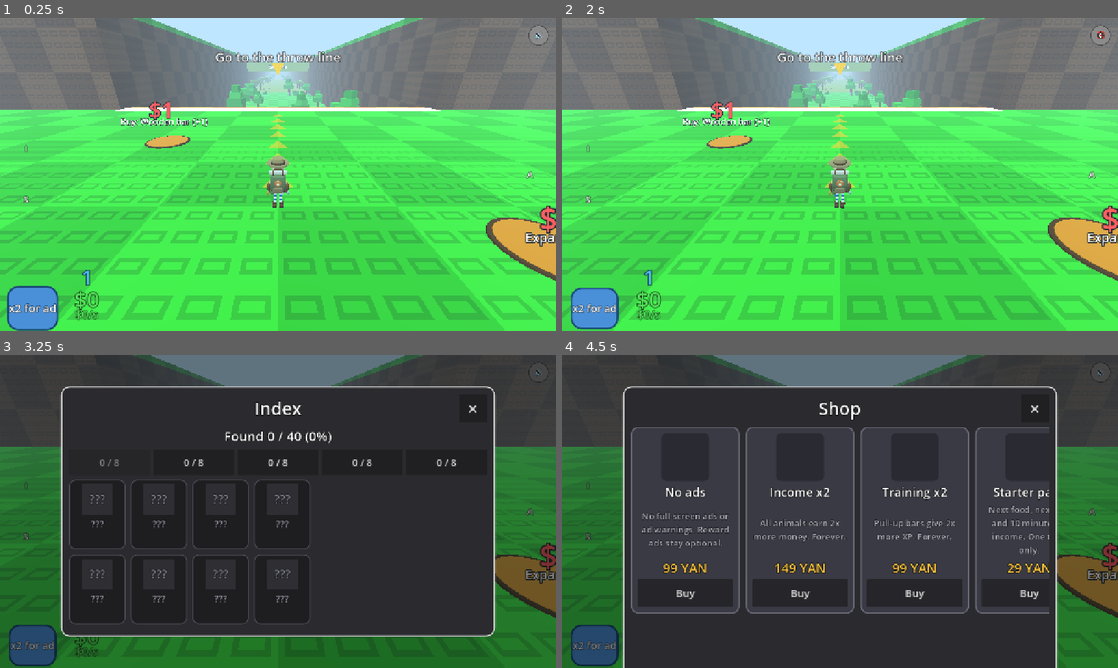
Above: before the commit, frames 1-4 (two rows, left to right).
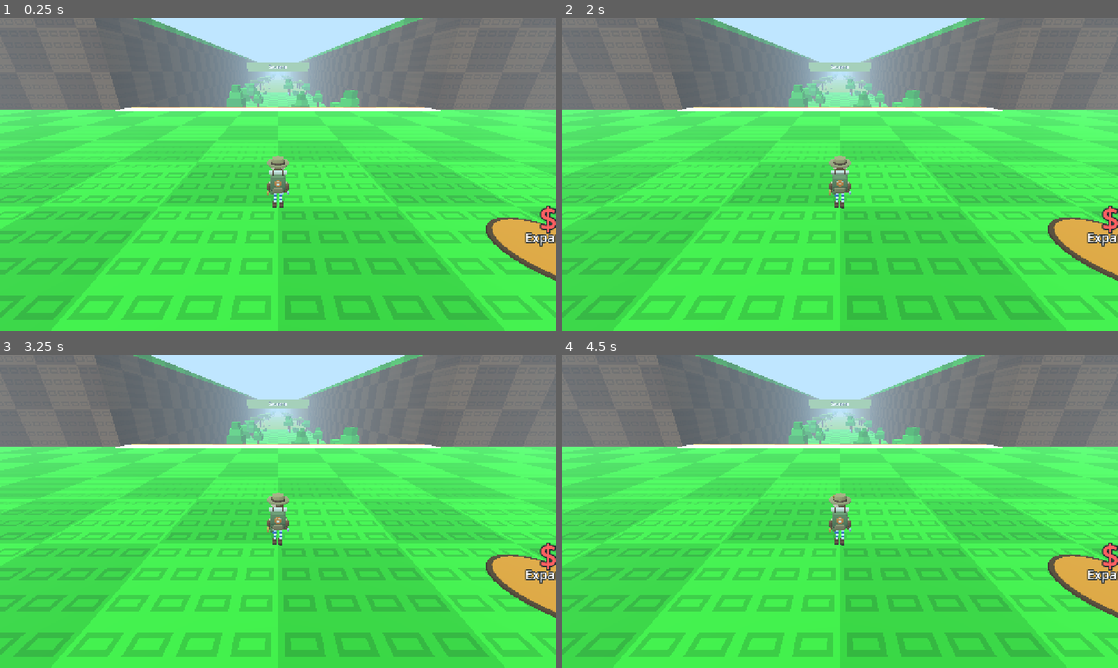
Above: after the commit, the same moments.

Repository: morrowelias9-create/feed-the-animals
Game: Godot game, scene res://scenes/main.tscn
Same seed, same stepped clock (60 frames per second), same inputs: the game is played once before the commit and once after it.
Inputs (mouse positions are in pixels of both pictures, inside the frame that each line leads up to):
- Up to frame 1 (0.25 s): no input
- Up to frame 2 (2 s): click (595, 309) at 0.5 s, where only the run before the commit has a clickable "x2 for ad"; click (1101, 36) at 1.25 s, where only the run before the commit has a clickable "🔊"
- Up to frame 3 (3.25 s): click (539, 373) at 2 s, where only the run before the commit has a clickable "🔇"; click (27, 486) at 2.75 s, where only the run before the commit has a clickable "I"
- Up to frame 4 (4.5 s): click (1034, 408) at 3.5 s, where only the run before the commit has a clickable "×"; click (589, 536) at 4.25 s, where only the run before the commit has a clickable "S"

The runs differ from the first frame. In frame 1, 2.9% of the frame differs, in the area x 1-99%, y 2-100%; in frame 2, 2.8%; in frame 3, 100%, in the area x 0-100%, y 0-100%; in frame 4, 100%.
Error after the commit: Parse Error: Function "_start_boost_pulse()" not found in base self. (res://scripts/ui/hud.gd:191)

Commit message:
HUD boost button fix: move right, reduce size, remove scale pulse, add subtle opacity glow, update text to 'x2 income for ad'

Diff:
--- a/autoload/loc.gd
+++ b/autoload/loc.gd
@@ -197,7 +197,7 @@
 	"offline_double": {"ru": "x2 за рекламу", "en": "x2 for ad"},
 
 	# Буст x2 за рекламу (T22)
-	"boost_btn": {"ru": "x2 за рекламу", "en": "x2 for ad"},
+	"boost_btn": {"ru": "Получить х2 дохода\nза рекламу", "en": "Get x2 income\nfor ad"},
 
 	# Предупреждение перед межстраничной рекламой (путь Б, T23)
 	"ad_warning": {"ru": "Реклама через %d...", "en": "Ad in %d...", "tr": "Reklam %d saniye sonra..."},
--- a/scripts/ui/hud.gd
+++ b/scripts/ui/hud.gd
@@ -191,17 +191,16 @@
 		_start_boost_pulse()
 
 
-func _start_boost_pulse() -> void:
+func _start_boost_glow() -> void:
 	if _boost_pulse_tween != null and _boost_pulse_tween.is_valid():
 		_boost_pulse_tween.kill()
-	_boost_button.scale = Vector2.ONE
-	_boost_button.pivot_offset = _boost_button.size / 2.0
 	var tween: Tween = _boost_button.create_tween()
 	tween.set_loops()
-	var grow: PropertyTweener = tween.tween_property(_boost_button, "scale", Vector2(1.15, 1.15), 0.5)
-	grow.set_trans(Tween.TRANS_SINE).set_ease(Tween.EASE_IN_OUT)
-	var shrink: PropertyTweener = tween.tween_property(_boost_button, "scale", Vector2.ONE, 0.5)
-	shrink.set_trans(Tween.TRANS_SINE).set_ease(Tween.EASE_IN_OUT)
+	# Тихое пульсирование прозрачности (modulate.a) 1.0 -> 0.7 -> 1.0
+	var fade_out: PropertyTweener = tween.tween_property(_boost_button, "modulate:a", 0.7, 1.5)
+	fade_out.set_trans(Tween.TRANS_SINE).set_ease(Tween.EASE_IN_OUT)
+	var fade_in: PropertyTweener = tween.tween_property(_boost_button, "modulate:a", 1.0, 1.5)
+	fade_in.set_trans(Tween.TRANS_SINE).set_ease(Tween.EASE_IN_OUT)
 	_boost_pulse_tween = tween
 
 
@@ -259,56 +258,64 @@
 
 # T22: создаёт кнопку буста и таймер под строкой дохода
 func _build_boost() -> void:
-	# Кнопка "x2 за рекламу"
+	# Кнопка "х2 дохода за рекламу" (правый верхний угол, над звуком)
 	_boost_button = Button.new()
 	_boost_button.name = "BoostButton"
-	_boost_button.custom_minimum_size = Vector2(BOOST_BTN_SIZE, BOOST_BTN_SIZE)
-	_boost_button.size = Vector2(BOOST_BTN_SIZE, BOOST_BTN_SIZE)
+	const BOOST_BTN_W: float = 220.0
+	const BOOST_BTN_H: float = 56.0
+	_boost_button.custom_minimum_size = Vector2(BOOST_BTN_W, BOOST_BTN_H)
+	_boost_button.size = Vector2(BOOST_BTN_W, BOOST_BTN_H)
 	_boost_button.focus_mode = Control.FOCUS_NONE
 	var style: StyleBoxFlat = StyleBoxFlat.new()
 	style.bg_color = Color("#4A90D9")
-	style.set_border_width_all(4)
+	style.set_border_width_all(3)
 	style.border_color = Color("#1A4A7A")
-	style.set_corner_radius_all(int(BOOST_BTN_SIZE / 4.0))
-	for st in ["normal", "hover", "pressed", "focus"]:
+	style.set_corner_radius_all(int(BOOST_BTN_H / 2.0))
+	for st in ["normal", "hover", "pressed", "focus", "disabled"]:
 		_boost_button.add_theme_stylebox_override(st, style)
-	_boost_button.add_theme_font_size_override("font_size", 24)
-	for color_name in ["font_color", "font_hover_color", "font_pressed_color"]:
+	_boost_button.add_theme_font_size_override("font_size", 18)
+	for color_name in ["font_color", "font_hover_color", "font_pressed_color", "font_disabled_color"]:
 		_boost_button.add_theme_color_override(color_name, UiStyle.COLOR_TEXT)
 	_boost_button.add_theme_color_override("font_outline_color", UiStyle.COLOR_OUTLINE)
-	_boost_button.add_theme_constant_override("outline_size", 4)
+	_boost_button.add_theme_constant_override("outline_size", 3)
+	# Текст на двух строках
 	_boost_button.text = Loc.t("boost_btn")
-	# Подняли выше, чтобы влезало в 720p
-	_boost_button.position = Vector2(20.0, 620.0)
+	_boost_button.autowrap_mode = TextServer.AUTOWRAP_WORD_SMART
+	# Позиция: справа сверху, над кнопкой звука
+	var margin: float = 16.0
+	_boost_button.position = Vector2(1280.0 - BOOST_BTN_W - margin, margin)
 	_boost_button.pressed.connect(_on_boost_pressed)
 	add_child(_boost_button)
 
-	# Таймер буста "x2 MM:SS"
+	# Таймер буста "х2 MM:SS" — под кнопкой
 	_boost_timer = Label.new()
 	_boost_timer.name = "BoostTimer"
 	_boost_timer.mouse_filter = Control.MOUSE_FILTER_IGNORE
-	_boost_timer.horizontal_alignment = HORIZONTAL_ALIGNMENT_LEFT
+	_boost_timer.horizontal_alignment = HORIZONTAL_ALIGNMENT_CENTER
 	_boost_timer.vertical_alignment = VERTICAL_ALIGNMENT_CENTER
-	_boost_timer.add_theme_font_size_override("font_size", 30)
+	_boost_timer.add_theme_font_size_override("font_size", 22)
 	_boost_timer.add_theme_color_override("font_color", UiStyle.COLOR_MONEY)
 	_boost_timer.add_theme_color_override("font_outline_color", UiStyle.COLOR_OUTLINE)
 	_boost_timer.add_theme_constant_override("outline_size", 4)
-	_boost_timer.position = Vector2(20.0, 735.0)
-	_boost_timer.size = Vector2(300.0, BOOST_BTN_SIZE)
+	_boost_timer.position = Vector2(1280.0 - BOOST_BTN_W - margin, margin + BOOST_BTN_H + 4.0)
+	_boost_timer.size = Vector2(BOOST_BTN_W, 32.0)
 	_boost_timer.visible = false
 	add_child(_boost_timer)
 
-	# Изначально: если буст не активен — кнопка видна с пульсацией
+	# Изначально: если буст не активен — кнопка видна БЕЗ пульсации, с лёгкой свето-анимацией
 	var active: bool = Game._boost_active()
 	_boost_active = active
 	if active:
 		_boost_button.visible = false
 		_boost_timer.visible = _full
-		set_process_internal(true)
+		if not is_processing_internal():
+			set_process_internal(true)
 	else:
 		_boost_button.visible = _full
 		_boost_timer.visible = false
-		_start_boost_pulse()
+		set_process_internal(false)
+		# Тихое пульсирование свечения (opacity), без масштабирования
+		_start_boost_glow()
 
 
 # T26: создаёт маленькую кнопку звука в правом верхнем углу
